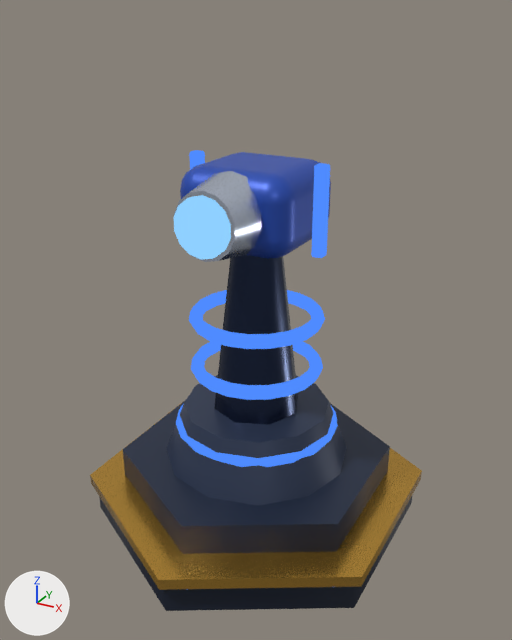
What one commit did to the glTF model aetherfront/assets/models/volt_sentinel.glb.
Rendered twice from a camera (50 mm lens) standing at (0.82, -1.496, 1.345) and looking at (0.007, -0.018, 0.606). Every picture has the same lights, and +X, +Y and +Z are marked at lower left. The picture after the commit comes second. Where no turn or scale is listed for an object, it has been applied to the vertices.

The first picture shows 'barrel_body', 'barrel_glow', 'barrel_metal', 'base_body', 'base_glow', 'base_metal', 'spin_glow', 'turret_metal'.
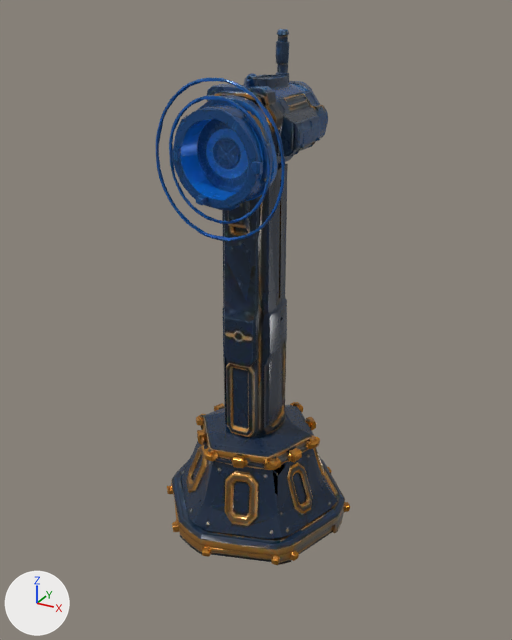
Pixel boxes [x1, y1, x2, y2] of what changed, in the pictures (512 x 640 px):
'mesh_0', added (blue): after [155, 29, 350, 565]
'base_body', deleted (blue): before [99, 375, 412, 611]
'base_metal', deleted (brown): before [90, 401, 422, 590]
'turret_metal', deleted: before [214, 255, 298, 425]
'barrel_body', deleted (blue): before [180, 152, 331, 258]
'spin_glow', deleted (blue): before [189, 290, 325, 400]
'barrel_glow', deleted (blue): before [174, 150, 330, 260]
'barrel_metal', deleted: before [174, 171, 261, 262]
'base_glow', deleted (mostly hidden): before [176, 404, 338, 590]

The change in detail:
Picture 'Image_1' (img_image_1) is new.
Picture 'Image_0' (img_image_0) is new.
Picture 'Image_2' (img_image_2) is new.
Material 'AF_Meshy_volt_sentinel' (mat_af_meshy_volt_sentinel) is new.
Uses the picture img_image_0.
Uses the picture img_image_1.
Uses the picture img_image_2.
Mesh me_mesh_0_1 is new.
It has 4427 vertices, 8857 faces and spans x -0.258..0.258, y -0.273..0.273, z -0.65..0.65.
It uses material mat_af_meshy_volt_sentinel.
Object 'base_body' (ob_base_body) is deleted.
Object 'base_metal' (ob_base_metal) is deleted.
Object 'base_glow' (ob_base_glow) is deleted.
Object 'barrel_body' (ob_barrel_body) is deleted.
Object 'barrel_metal' (ob_barrel_metal) is deleted.
Object 'barrel_glow' (ob_barrel_glow) is deleted.
Object 'spin_glow' (ob_spin_glow) is deleted.
Object 'turret_metal' (ob_turret_metal) is deleted.
Object 'mesh_0' (ob_mesh_0) is new; it shows me_mesh_0_1.
Its location is (0.0, 0.0, 0.65).
